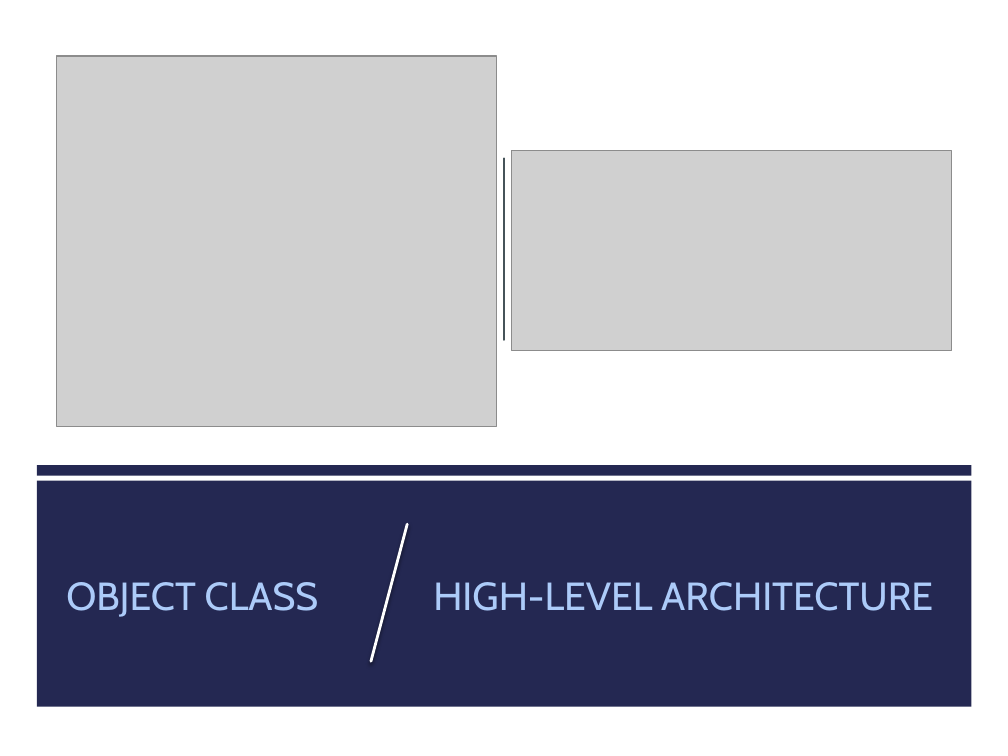
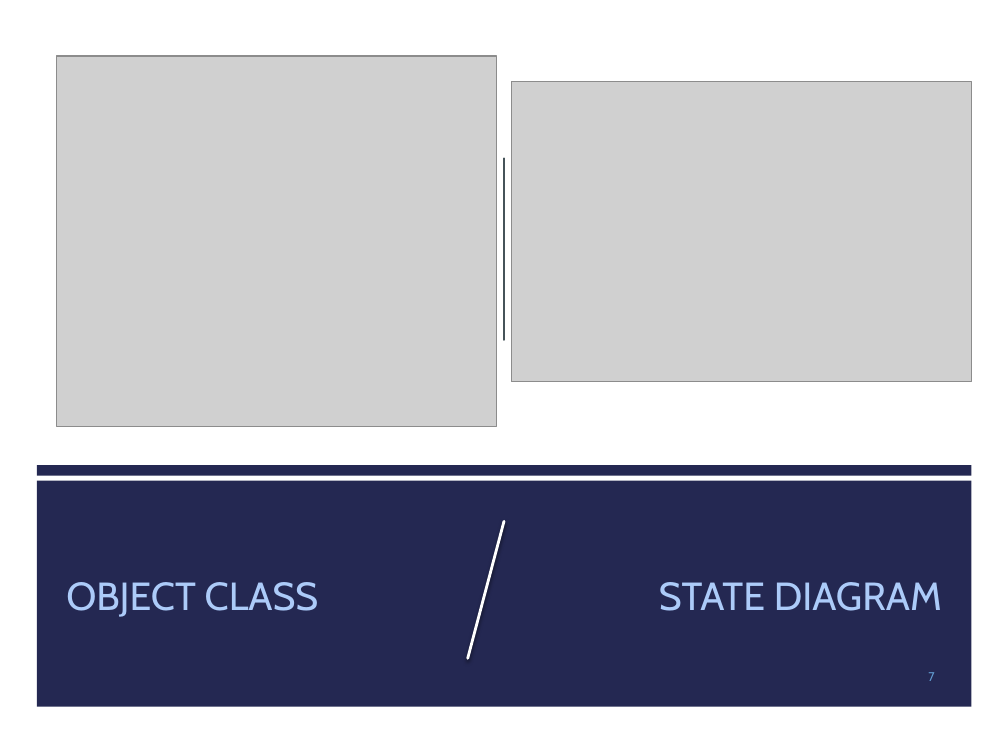
Before and after one commit to yazdipour/presentations, a slide deck: slide 7 of 2019Nov_Design_Implementation/Ch7.pptx (slide 8 before the commit). Drawn at 1008x756 pixels with LibreOffice and Linux fonts; fonts in the diff are those of the drawing; grey boxes stand for pictures. Boxes give left, top, right and bottom in pixels: in the first picture for what was removed or moved away, otherwise in the second. Text is boxed around its words. In the diff, an @@ line names an element or a change of style, - is before the commit and + after.

```diff
--- a/2019Nov_Design_Implementation/Ch7.pptx
+++ b/2019Nov_Design_Implementation/Ch7.pptx
@@ picture: place and size @@
-picture at [511, 151, 952, 351]
+picture at [511, 81, 972, 381]
@@ line moved from (407, 524) - (371, 661) to (504, 521) - (468, 658) @@
@@ text at [659, 582, 942, 611]: text changed @@
-HIGH-LEVEL ARCHITECTURE
+STATE DIAGRAM
@@ page number added at [928, 672, 934, 681], 9 pt, text #629DD1 @@
+7
```
Also in this commit, not shown: 18 other slides changed, 5 slides added, 5 slides removed, 3 other files.
